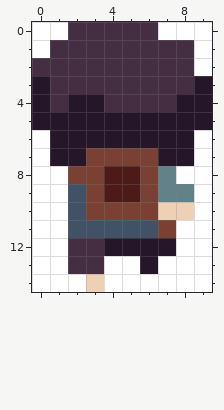
Two versions of one pixel-art sprite, hero1.png. The first picture shows the starting point.
The file is 80x120 pixels, drawn in blocks of 8x8; one block is one cell here.
Now the later version:
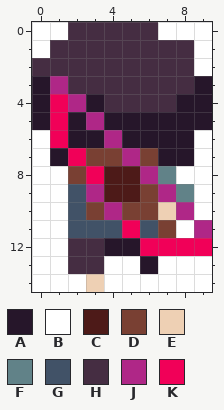
Palette (. is transparent): A #26162a  B #ffffff  C #4d1a18  D #794033  E #eed0b4  F #618288  G #415267  H #452d42  J #af2787  K #f10058
Diff:
y 3: x 1 H -> J
y 4: x 1..2 HA -> KJ
y 5: x 1 A -> K; x 3 A -> J
y 6: x 1 A -> K; x 4 A -> J
y 7: x 2 A -> K; x 5 D -> J
y 8: x 3 D -> K; x 6 D -> J
y 9: x 3 D -> J; x 7 F -> J
y 10: x 4 D -> J; x 8 E -> J
y 11: x 5 G -> K; x 9 B -> J
y 12: x 6..9 AABB -> KKKK
Pixel boxes of the changes (left, top, right, bottom) in both pictures:
changed: (50, 76, 212, 256)
